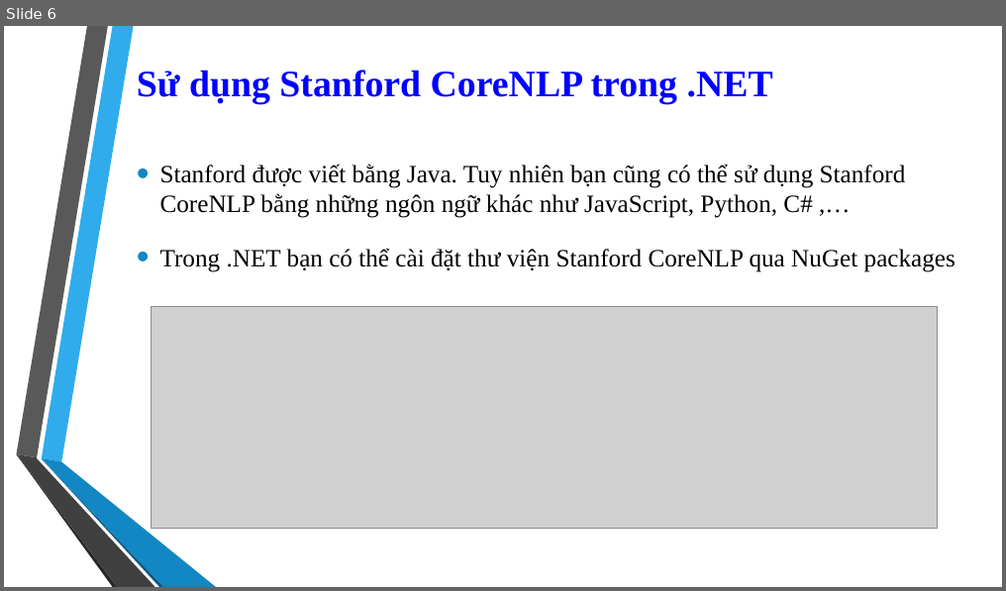
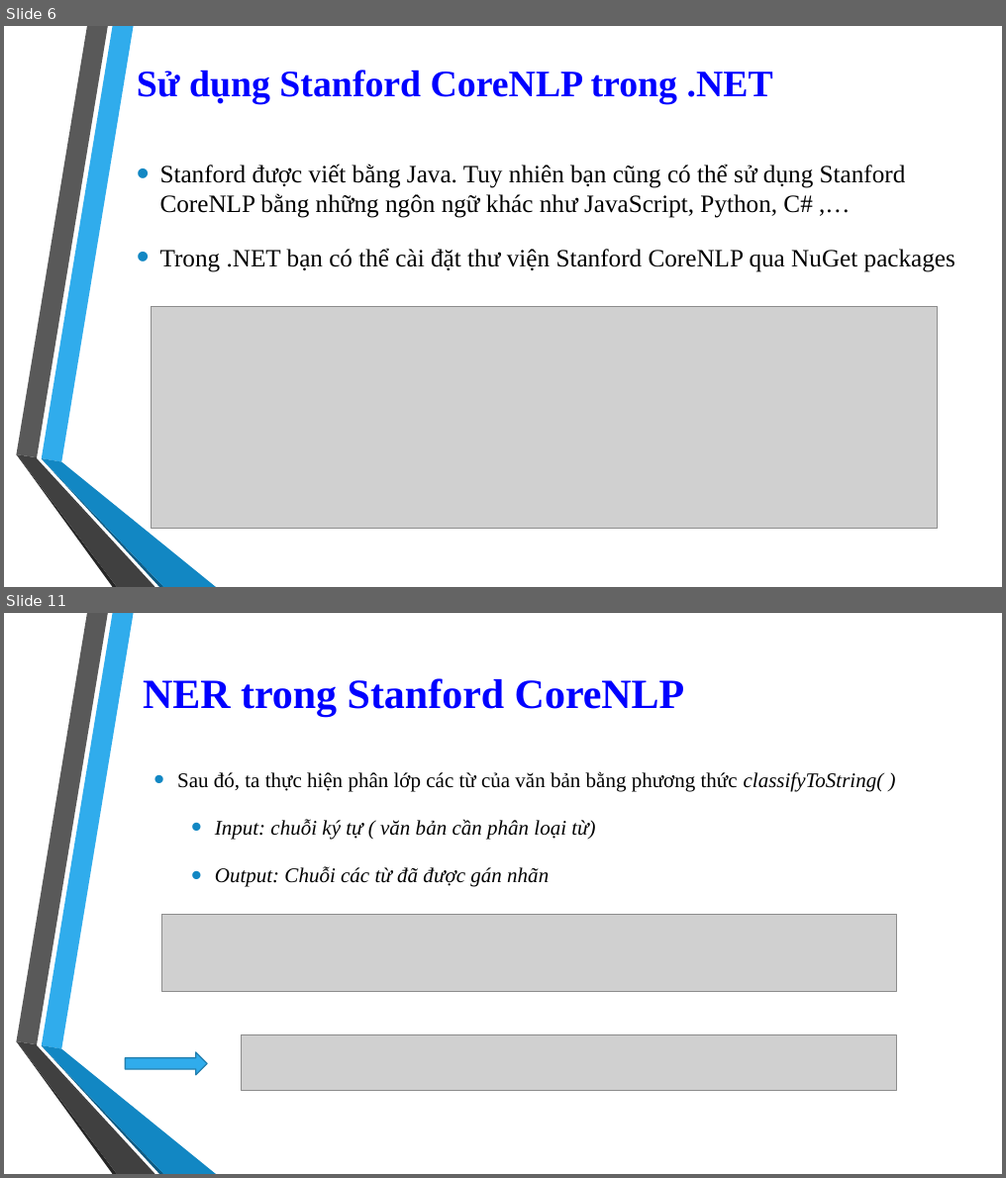
Before and after one commit to 1412520/TextMining, a slide deck: Seminar/Stanford_CoreNLP.pptx. Shown one above the other, each under a label of ours: slide 6 before the commit, slides 6 and 11 after it; the slides between them are not shown. The pictures are 1006x591 and 1006x1178 pixels, drawn with LibreOffice and Linux fonts; fonts in the diff are those of the drawing; grey boxes stand for pictures; background and template pictures are left out. Boxes give left, top, right and bottom in pixels: in the first picture for what was removed or moved away, otherwise in the second. Text is boxed around its words. In the diff, an @@ line names an element or a change of style, - is before the commit and + after.

```diff
--- a/Seminar/Stanford_CoreNLP.pptx
+++ b/Seminar/Stanford_CoreNLP.pptx
@@ slide 11 added at (x1=4, y1=613, x2=1002, y2=1174), background picture (left out); not listed: 6 template elements that a slide beside it also shows @@
@@ title added at (x1=143, y1=678, x2=685, y2=717), 40 pt, text #0000FF, bold @@
+NER trong Stanford CoreNLP
@@ text added at (x1=177, y1=771, x2=884, y2=887), 20 pt, text #000000, italic @@
+  • Sau đó, ta thực hiện phân lớp các từ của văn bản bằng phương thức classifyToString( )
+    • Input: chuỗi ký tự ( văn bản cần phân loại từ)
+    • Output: Chuỗi các từ đã được gán nhãn
@@ picture added at (x1=162, y1=915, x2=896, y2=992) @@
@@ right arrow added at (x1=126, y1=1053, x2=208, y2=1075), fill #30ACEC, outline #247FAF 1.25 pt @@
@@ picture added at (x1=242, y1=1035, x2=896, y2=1090) @@
```
Also in this commit, not shown: 2 slides changed, 4 other slides added, 1 other file.
